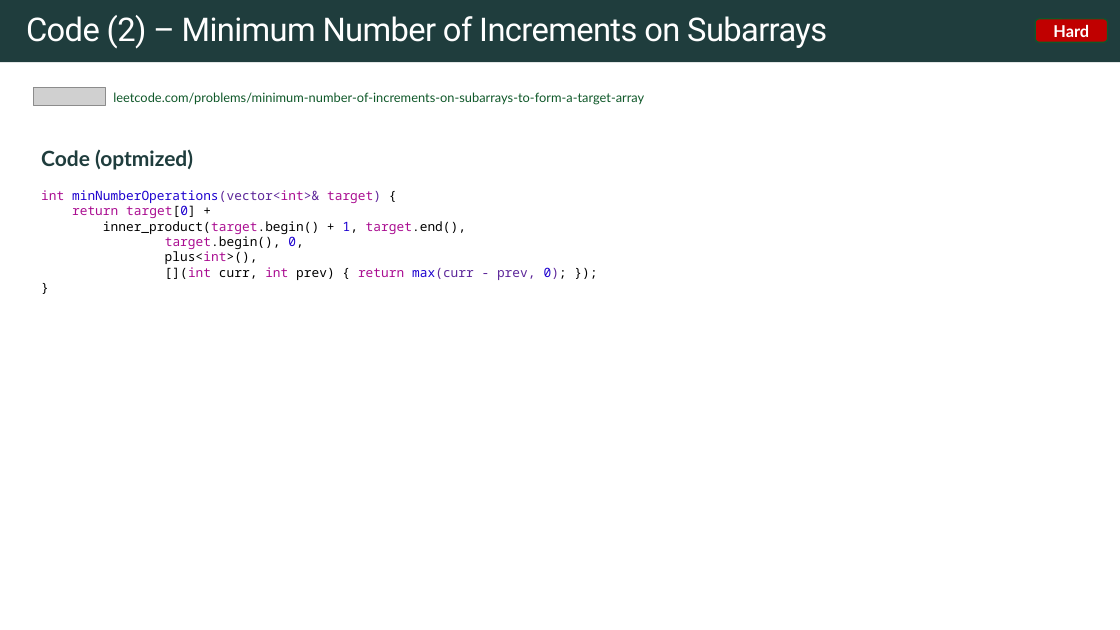
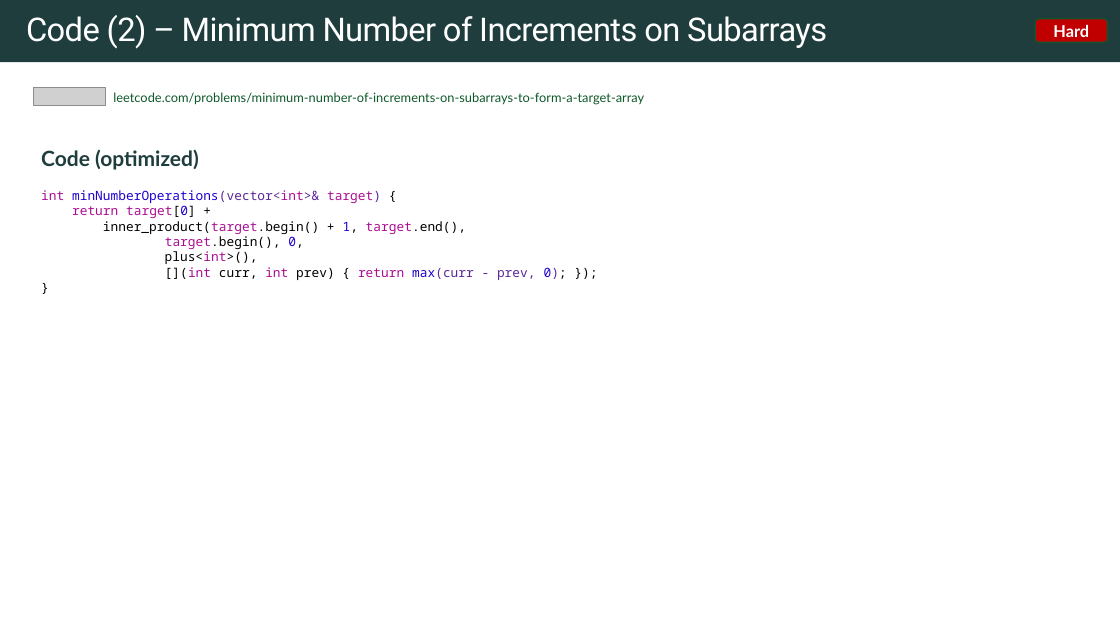
Before and after one commit to rfdavid/coding-interview-handbook-cpp, a slide deck: slide 39 of Algorithm and problem Solving Cheatsheet.pptm (slide 40 before the commit). Drawn at 1120x630 pixels with LibreOffice and Linux fonts; fonts in the diff are those of the drawing; grey boxes stand for pictures. Boxes give left, top, right and bottom in pixels: in the first picture for what was removed or moved away, otherwise in the second. Text is boxed around its words. In the diff, an @@ line names an element or a change of style, - is before the commit and + after.

```diff
--- a/Algorithm and problem Solving Cheatsheet.pptm
+++ b/Algorithm and problem Solving Cheatsheet.pptm
@@ text at box(41, 149, 199, 170): text changed @@
-Code (optmized)
+Code (optimized)
```
Also in this commit, not shown: 3 other slides changed, 12 slides added, 15 other files.
